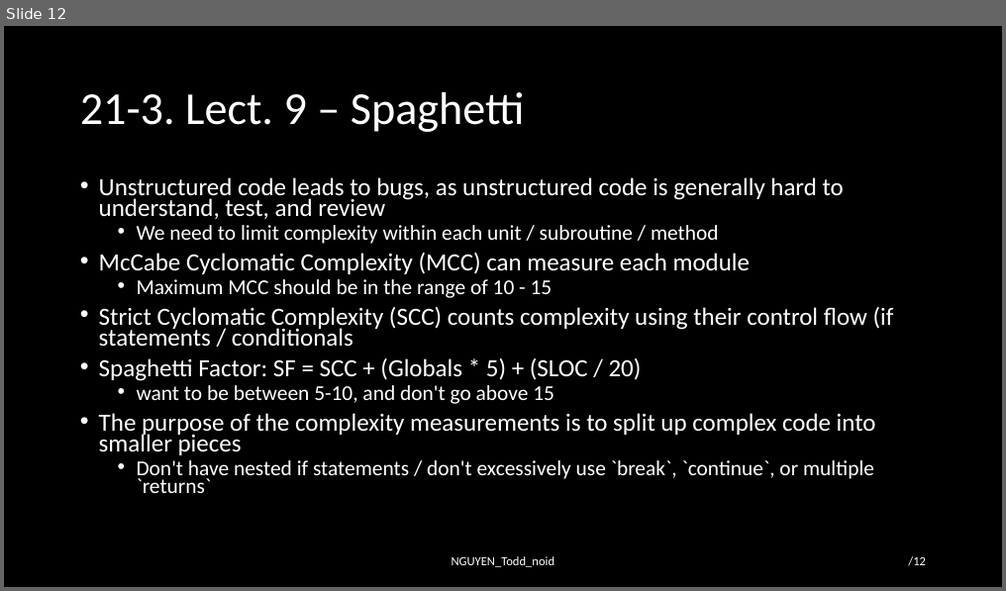
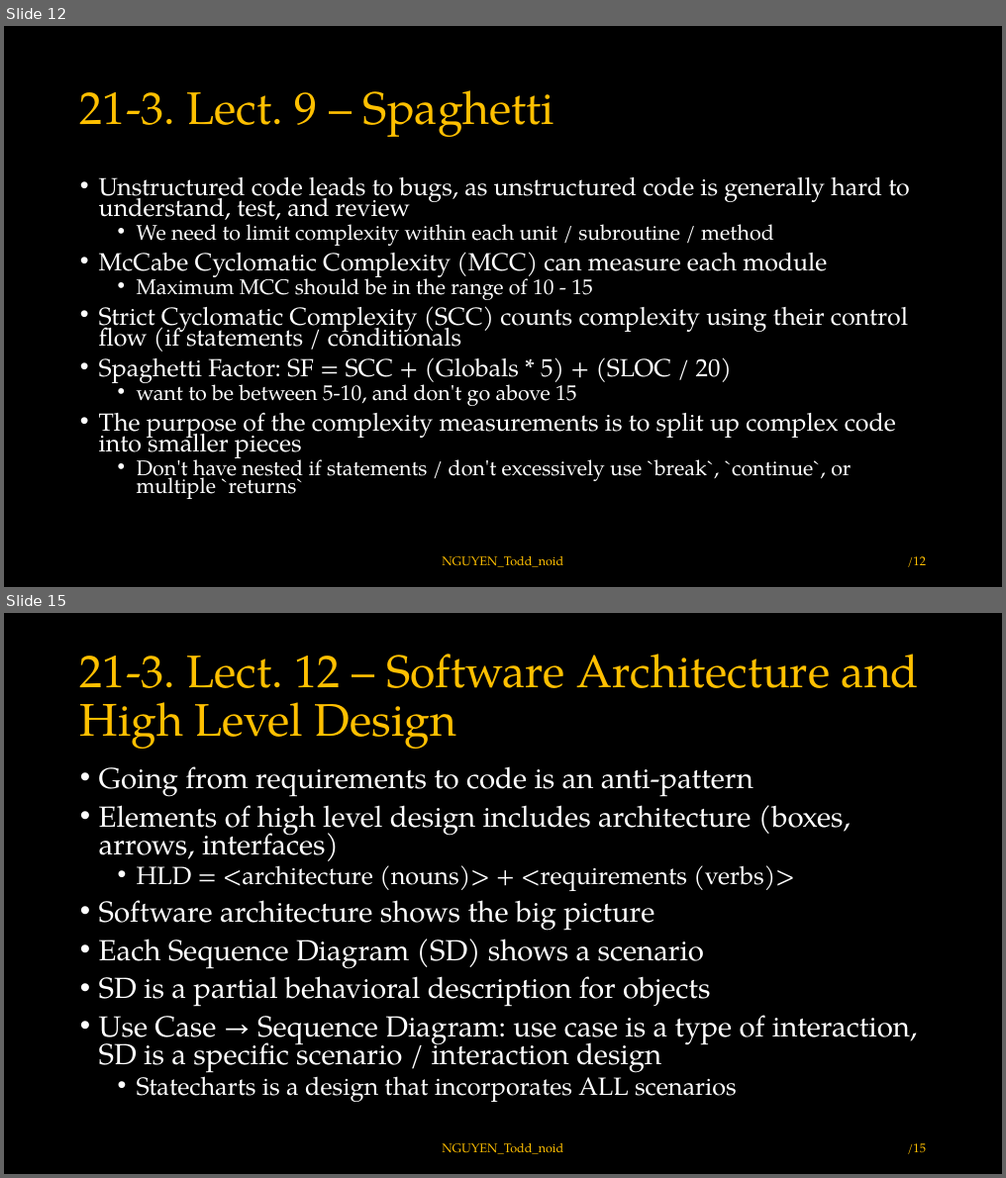
Before and after one commit to toddnguyen-gf/embedded-training, a slide deck: ece-18-642/lec-20-to-24/hw21/HW21_NGUYEN_Todd_noid.pptx. Shown one above the other, each under a label of ours: slide 12 before the commit, slides 12 and 15 after it; the slides between them are not shown. The pictures are 1006x591 and 1006x1178 pixels, drawn with LibreOffice and Linux fonts; fonts in the diff are those of the drawing. Boxes give left, top, right and bottom in pixels: in the first picture for what was removed or moved away, otherwise in the second. Text is boxed around its words. In the diff, an @@ line names an element or a change of style, - is before the commit and + after.

```diff
--- a/ece-18-642/lec-20-to-24/hw21/HW21_NGUYEN_Todd_noid.pptx
+++ b/ece-18-642/lec-20-to-24/hw21/HW21_NGUYEN_Todd_noid.pptx
@@ slide 15 added at <box>4,613,1002,1174</box>, background #000000 @@
@@ title added at <box>80,654,919,749</box>, 44 pt, text #FFC000 @@
+21-3. Lect. 12 – Software Architecture and High Level Design
@@ text added at <box>99,766,918,1102</box>, 28 pt, text #FFFFFF @@
+• Going from requirements to code is an anti-pattern
+• Elements of high level design includes architecture (boxes, arrows, interfaces)
+  • HLD = <architecture (nouns)> + <requirements (verbs)>
+• Software architecture shows the big picture
+• Each Sequence Diagram (SD) shows a scenario
+• SD is a partial behavioral description for objects
+• Use Case → Sequence Diagram: use case is a type of interaction, SD is a specific scenario / interaction design
+  • Statecharts is a design that incorporates ALL scenarios
@@ text added at <box>442,1144,563,1155</box>, 12 pt, text #FFC000 @@
+NGUYEN_Todd_noid
@@ page number added at <box>907,1144,926,1155</box>, 12 pt, text #FFC000 @@
+/15
@@ slide 12 changed as well @@
@@ text "Unstructured code leads to bugs, ..." at <box>99,177,910,499</box>: font Calibri to TeX Gyre Pagella @@
@@ font Calibri to TeX Gyre Pagella, text colour #FFFFFF to #FFC000 in 3 elements at <box>80,90,554,137</box>, <box>442,557,563,568</box>, <box>907,557,926,568</box> @@
```
Also in this commit, not shown: 11 other slides changed, 6 other slides added.
